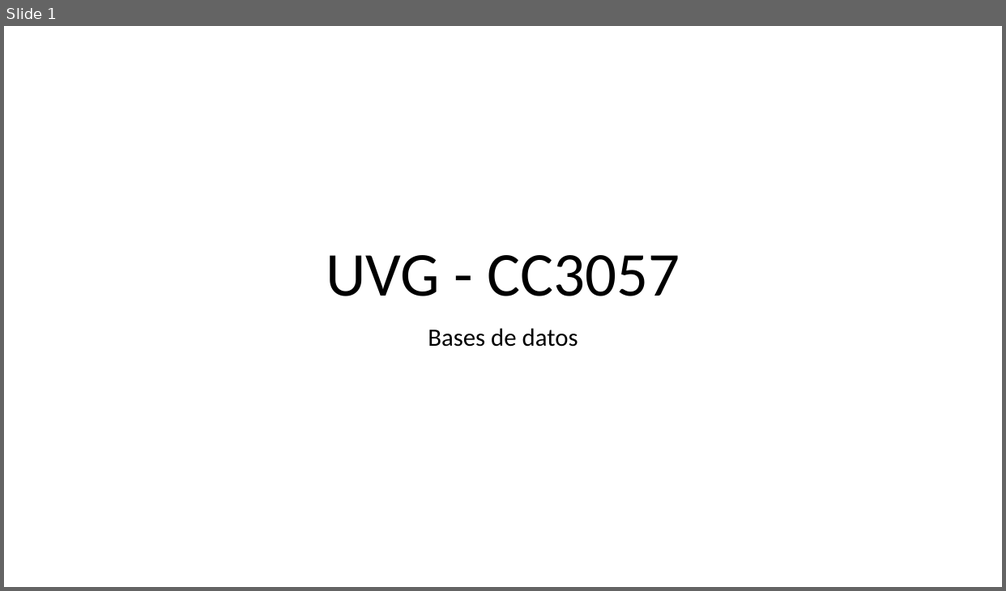
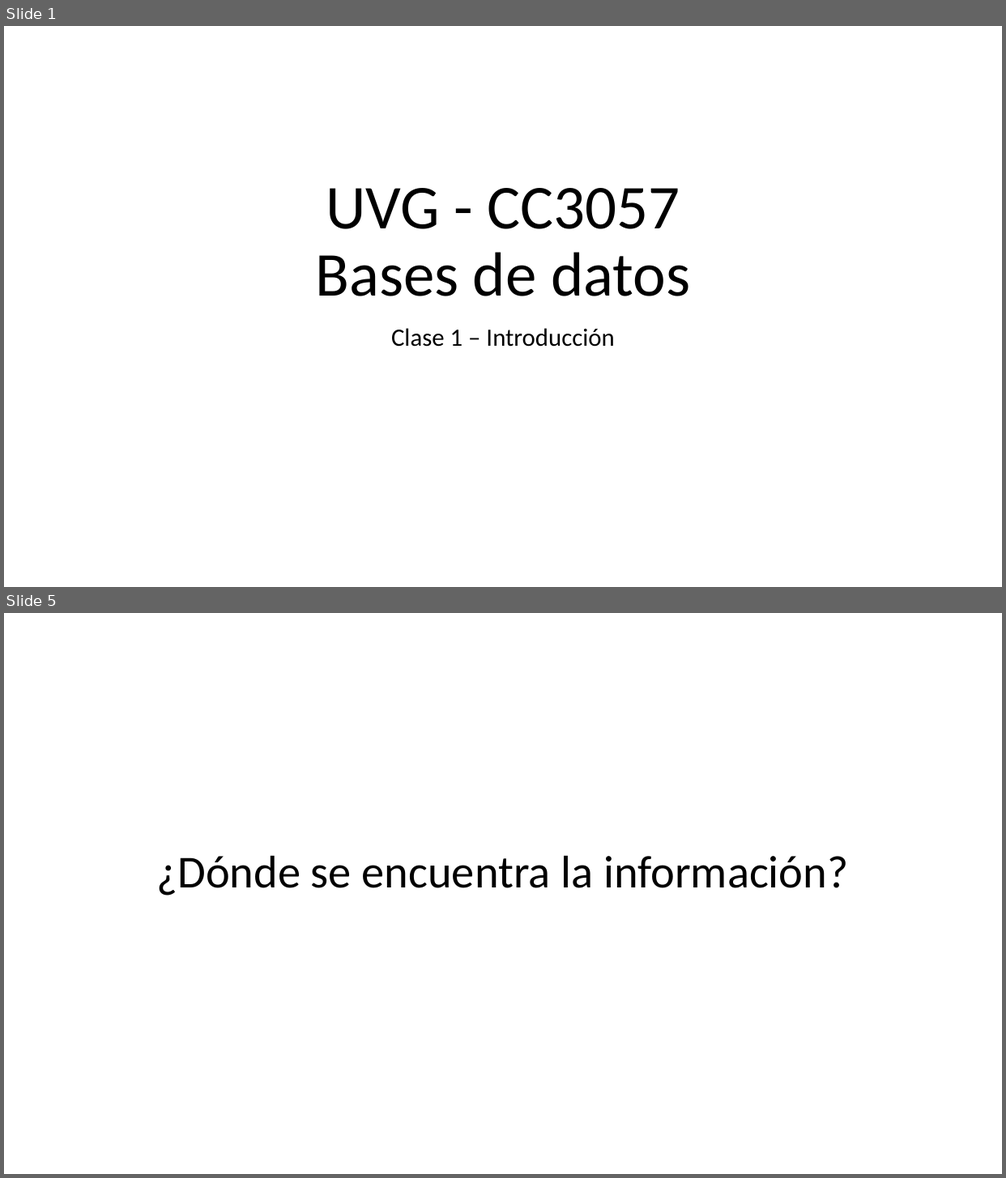
Before and after one commit to hectorh30/cc3057-2017, a slide deck: clases/clase1-introduccion/clase1.pptx. Shown one above the other, each under a label of ours: slide 1 before the commit, slides 1 and 5 after it; the slides between them are not shown. The pictures are 1006x591 and 1006x1178 pixels, drawn with LibreOffice and Linux fonts; fonts in the diff are those of the drawing. Boxes give left, top, right and bottom in pixels: in the first picture for what was removed or moved away, otherwise in the second. Text is boxed around its words. In the diff, an @@ line names an element or a change of style, - is before the commit and + after.

```diff
--- a/clases/clase1-introduccion/clase1.pptx
+++ b/clases/clase1-introduccion/clase1.pptx
@@ slide 5 added at bbox=[4, 613, 1002, 1174], background #FFFFFF @@
@@ title added at bbox=[156, 855, 848, 896], 44 pt, text #000000 @@
+¿Dónde se encuentra la información?
@@ slide 1 changed as well @@
@@ title at bbox=[315, 188, 690, 297]: text changed @@
-UVG - CC3057
+UVG - CC3057
+Bases de datos
@@ subtitle at bbox=[391, 328, 614, 347]: text changed @@
-Bases de datos
+Clase 1 – Introducción
```
Also in this commit, not shown: 22 other slides added.
